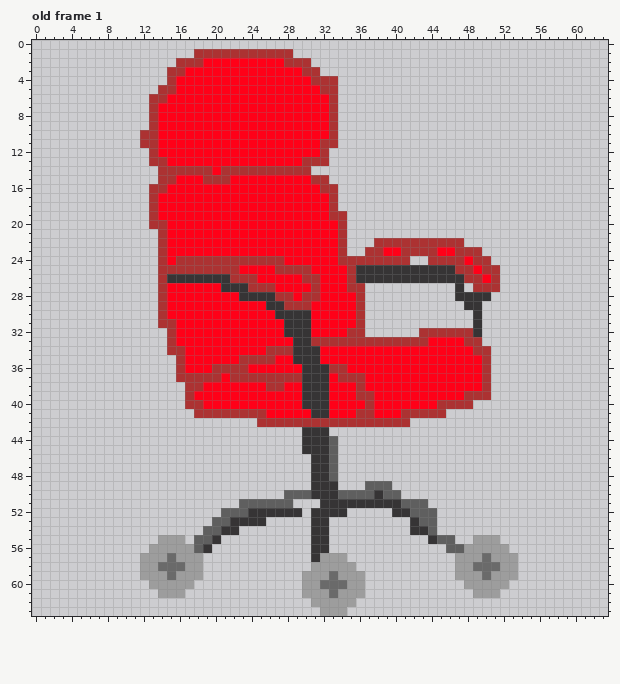
One commit to this pixel-art file: draclove-love/typeshit/zidle_idle.aseprite. Above, as it was before the edit.
64x64 pixels, 1 frame. Shown: old frame 1. The commit also changed other frames, which this record leaves out.
New version:
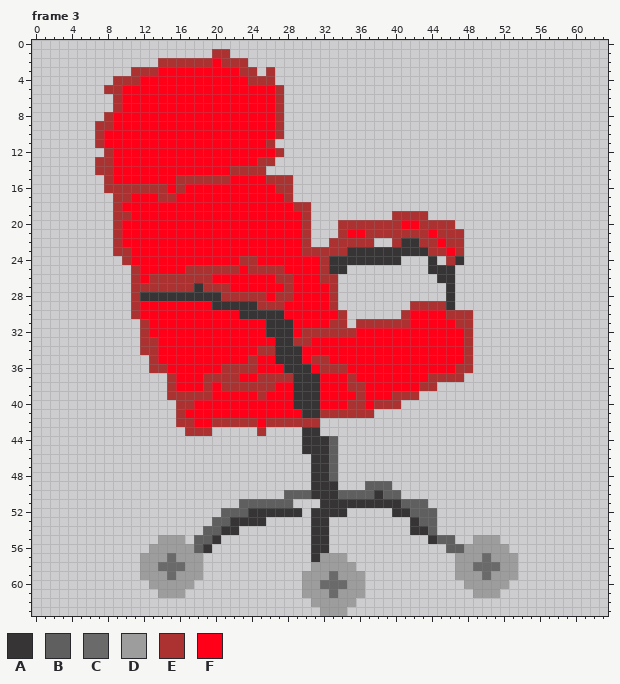
Palette (. is transparent): A #363435  B #5f5f5f  C #6a6a6a  D #9d9d9d  E #ac3232  F #ff0018
A new or re-ordered frame is compared with the old frame closest to it.
From the commit log: Made idle animation for chair
Diff:
frames 1 -> 8
Changed rows in their new state; - is an unchanged pixel.
Frame 3 is new; against old frame 1:
first column x 7:
 1 -----------..--.......-----------------------
 2 -------EE---E-EEE.......---------------------
 3 ----EEEFFF------EE.E.....--------------------
 4 --EEEFFFF--------EEE.......------------------
 5 -EEFFFFFF-----------E......------------------
 6 --EFFFFF------------E......------------------
 7 --EFFFF-------------E......------------------
 8 -EFFFFF-------------E......------------------
 9 EEFFFFF-------------E......------------------
10 EFFFFFF-------------E......------------------
11 EFFFFFF------------E.......------------------
12 -EFFFFF-------------E.....-------------------
13 EEFFFFFF----------EE......-------------------
14 EEFFFFFFFFFFF-F----.....---------------------
15 -EFFFFFFFEEE-------EEE....-------------------
16 -EEEEE---E----------EE.....------------------
17 --EEFFFEE------------E.....------------------
18 --EFFFF---------------EE...------------------
19 --EEFFF----------------E....-----EEEE--------
20 --EFFFFF---------------E...-EEEEEEFFEEEE-----
21 --EFFFFF---------------E...-FFEEEEEEEFEEE----
22 --EFFFFF---------------E..E-EEE..-AA--F------
23 --EEFFFF---------------EEEE-AAAAAAAAA-E--..--
24 ---EFFFF-FFFFFFF--FFF----EAAAAAAAA.--A.-A...-
25 ----EFFFFF-------EEE-FFF-EAA.........---.....
26 ----EFE-EEEEEFFFFF--EE-FFEE...........--.....
27 ----EEE-EEEAEEEFFFFF-E--F-E...---------A.-...
28 ----EAAAAAAAAAEEEEEF---FF-E...---------A....-
29 ----EFFF-----AAAAAEEEFFF--E...-----EEEEA-..--
30 ----EFFF--------AAAA-FFF---E..----EFFFFEEE.--
31 -----EFFF----------AA-FF--EE.-EEEEEFFFFFEE.--
32 -----EFFF----------AA-FEEEEE-FFFFFFFFFFFF-.--
33 -----EEFF-----------AAEEFFFFFFFFFFFFF-----.--
34 -----EEFFF--------E-AA-FF----------------E..-
35 ------EFFF------F-FFAA-FEE---------------E..-
36 ------EEFF---F---E---AA-FE--------------EE..-
37 --------EFFF--E-FF----A--F-F-F-------EEEE...-
38 --------EFFFE-EEEEE-F-A--F--E-------EE......-
39 --------EE-EE-----E---A--F----F--EEE........-
40 ---------E-F----------A--F--EEFEEE........---
41 ---------EFFFFFFFFF----A-EEEE--........------
42 ---------EEFFEEEEEF------..........----------
43 ----------EEE-----E------.-------------------
Boxes around the changes in both pictures, in picture pixels (x1, y1, x2, y2):
changed: (95, 49, 500, 436)
